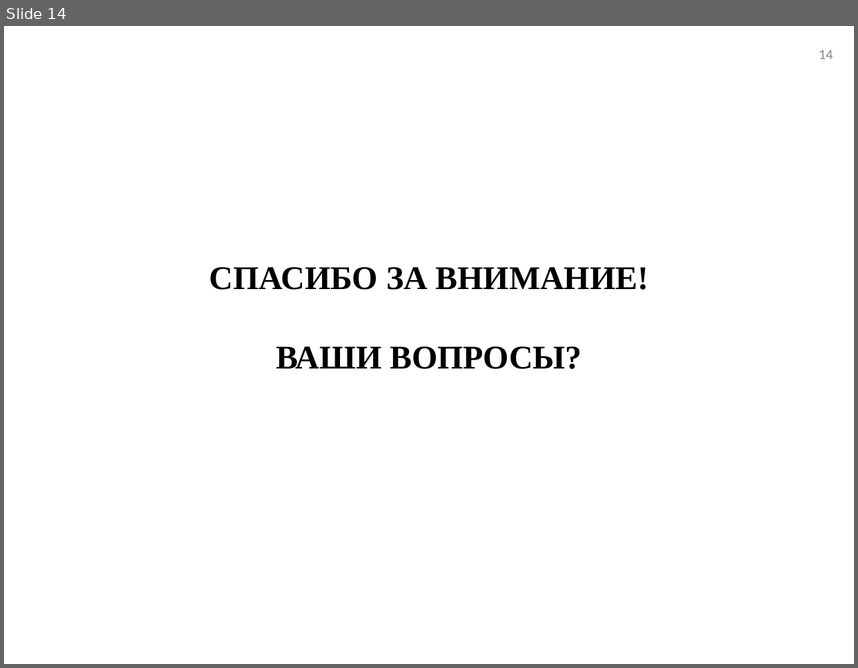
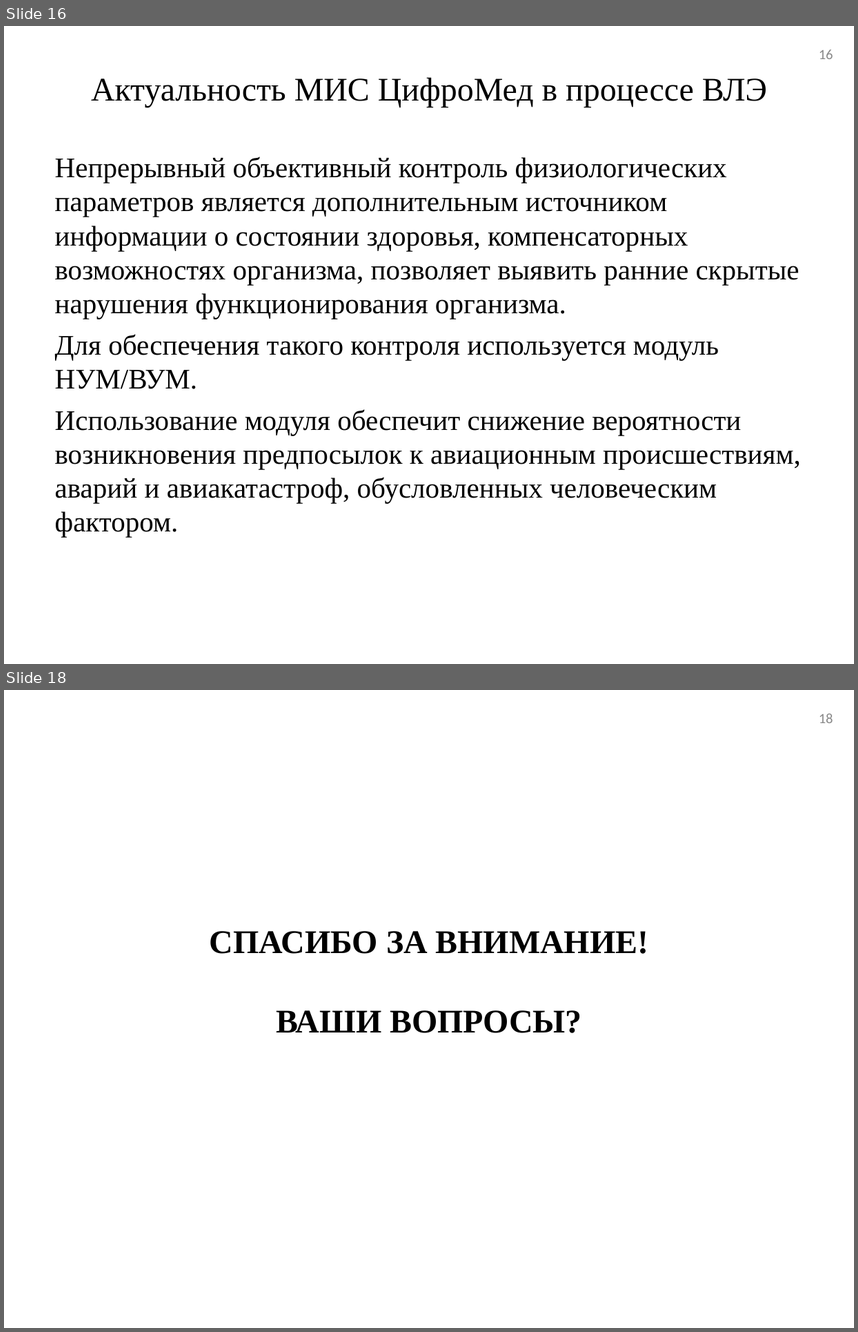
Before and after one commit to tehdoorsareopen/science, a slide deck: _Аспирантура/_Статьи/Алушта16/Алушта16.ppt. Shown one above the other, each under a label of ours: slide 14 before the commit, slides 16 and 18 after it; the slides between them are not shown. The pictures are 858x668 and 858x1332 pixels, drawn with LibreOffice and Linux fonts; fonts in the diff are those of the drawing. Boxes give left, top, right and bottom in pixels: in the first picture for what was removed or moved away, otherwise in the second. Text is boxed around its words. In the diff, an @@ line names an element or a change of style, - is before the commit and + after.

```diff
--- a/_Аспирантура/_Статьи/Алушта16/Алушта16.ppt
+++ b/_Аспирантура/_Статьи/Алушта16/Алушта16.ppt
@@ slide 16 added at [4, 26, 854, 664], background #FFFFFF @@
@@ page number added at [819, 49, 833, 59], 12 pt, text #898989 @@
+16
@@ title added at [91, 77, 767, 107], 28 pt, text #000000 @@
+Актуальность МИС ЦифроМед в процессе ВЛЭ
@@ text added at [55, 156, 801, 537], 24 pt, text #000000 @@
+Непрерывный объективный контроль физиологических параметров является дополнительным источником информации о состоянии здоровья, компенсаторных возможностях организма, позволяет выявить ранние скрытые нарушения функционирования организма.
+Для обеспечения такого контроля используется модуль НУМ/ВУМ.
+Использование модуля обеспечит снижение вероятности возникновения предпосылок к авиационным происшествиям, аварий и авиакатастроф, обусловленных человеческим фактором.
@@ what was slide 14 is now slide 18 @@
@@ page number at [819, 713, 833, 723]: text changed @@
-14
+18
```
Also in this commit, not shown: 1 slide changed, 13 other slides added, 10 slides removed, 10 other files.
